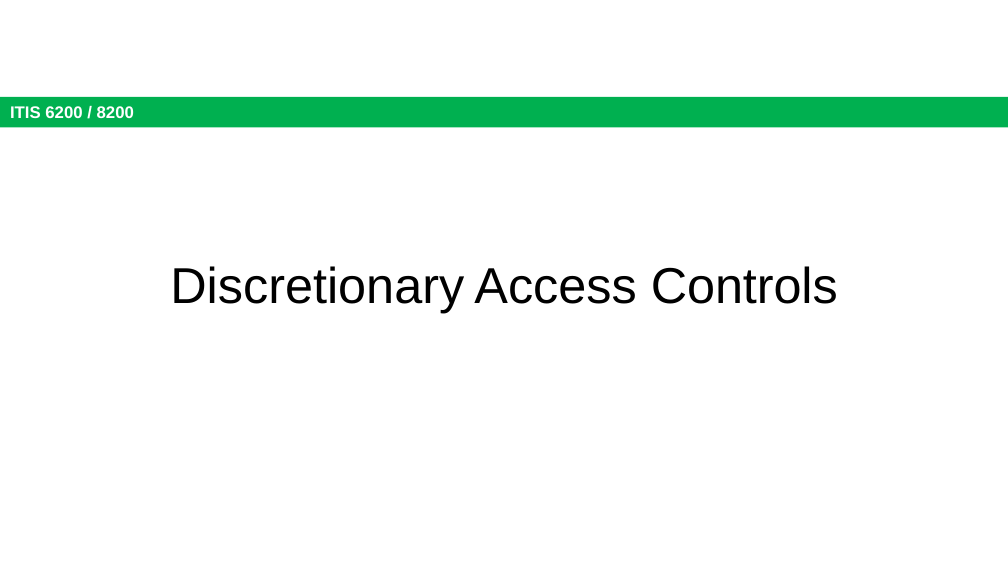
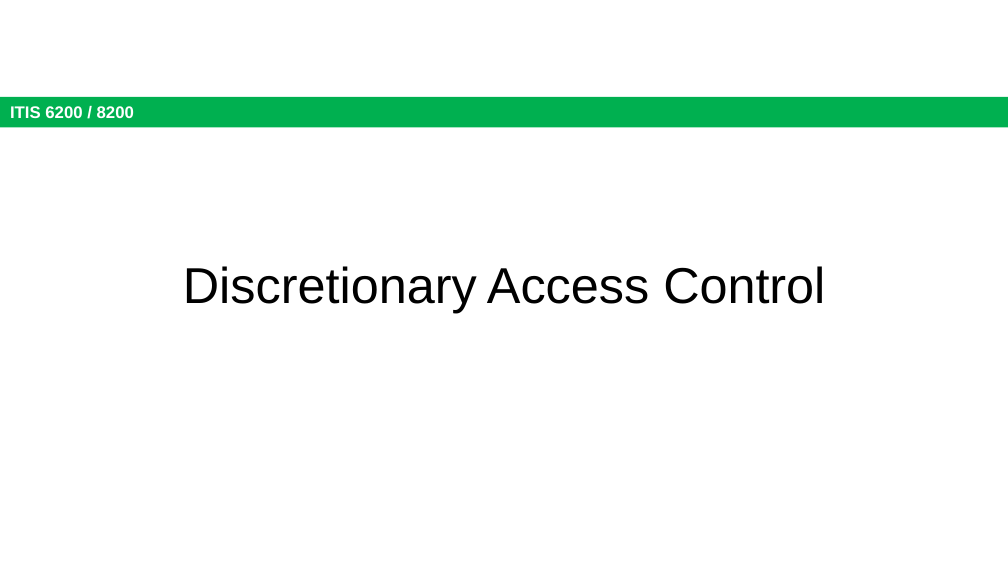
Before and after one commit to jx5c/github.io, a slide deck: slide 14 of teaching/ITIS6200/2023fa/lectures/lec09.pptx. Drawn at 1008x567 pixels with LibreOffice and Linux fonts; fonts in the diff are those of the drawing. Boxes give left, top, right and bottom in pixels: in the first picture for what was removed or moved away, otherwise in the second. Text is boxed around its words. In the diff, an @@ line names an element or a change of style, - is before the commit and + after.

```diff
--- a/teaching/ITIS6200/2023fa/lectures/lec09.pptx
+++ b/teaching/ITIS6200/2023fa/lectures/lec09.pptx
@@ title at [183, 266, 825, 313]: text changed @@
-Discretionary Access Controls
+Discretionary Access Control
```
Also in this commit, not shown: 4 other slides changed, 2 slides removed.
